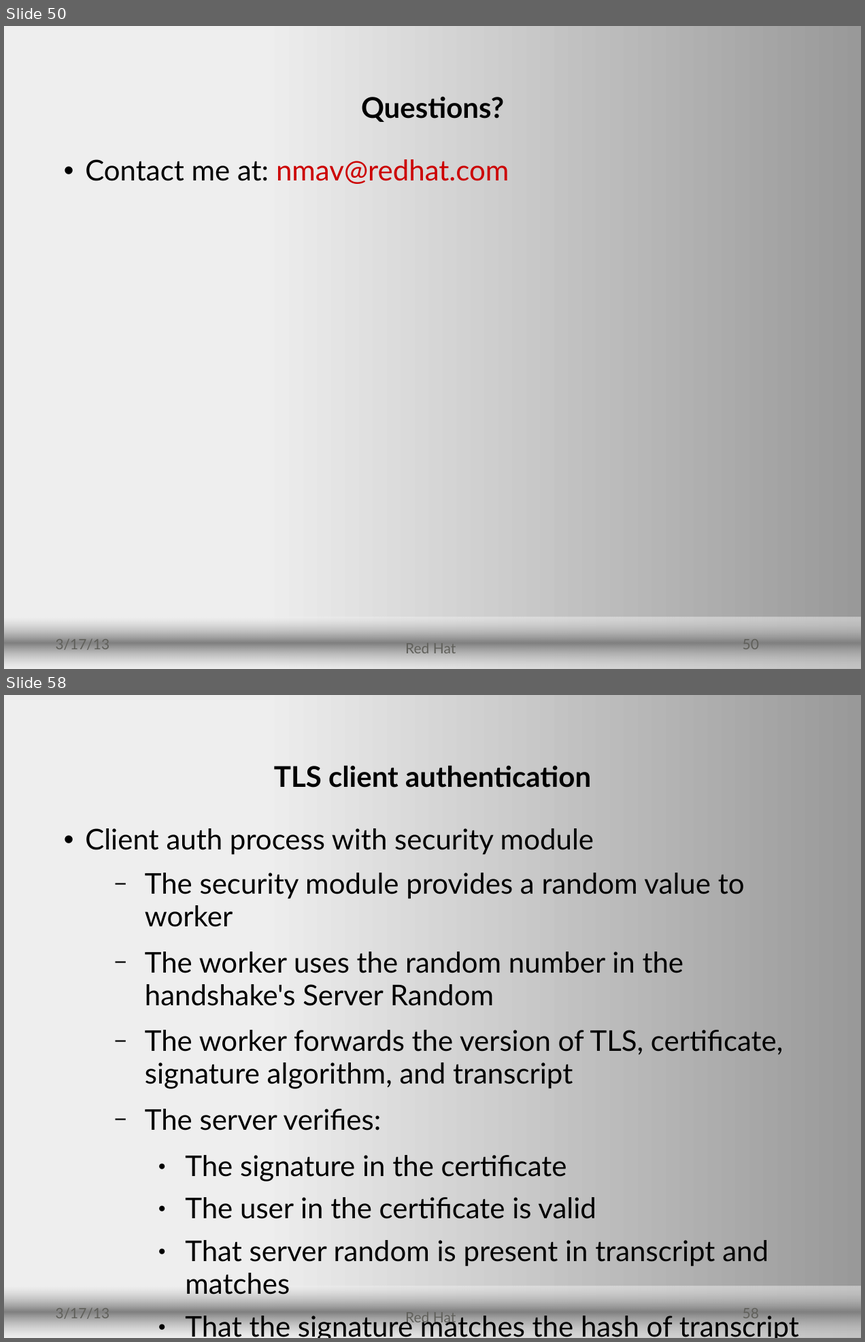
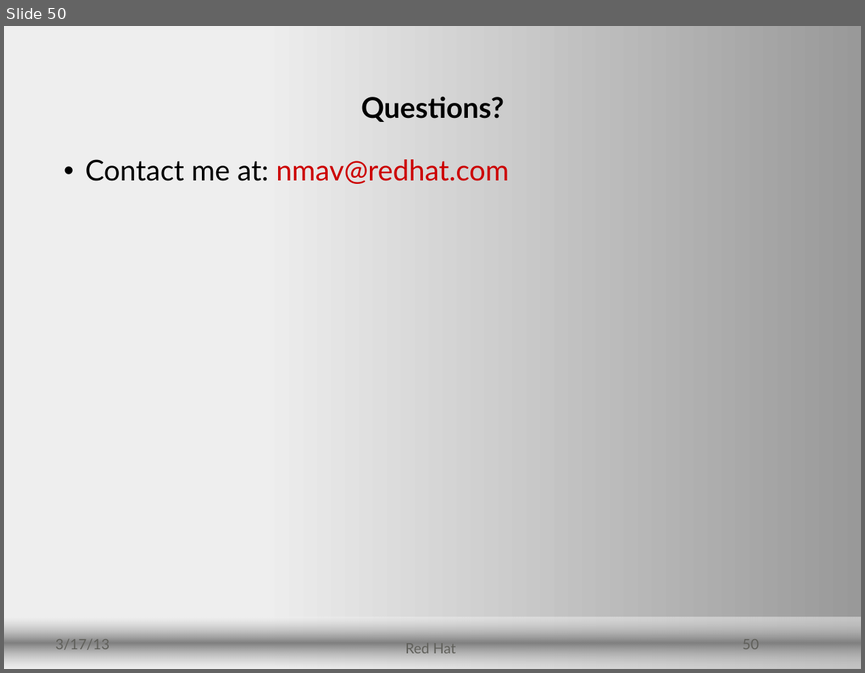
Before and after one commit to security-devroom/fosdem-2015, a slide deck: presentations/software-isolation-in-linux/software-isolation.odp. Shown one above the other, each under a label of ours: slides 50 and 58 before the commit, slide 50 after it; the slides between them are not shown. The pictures are 865x1342 and 865x673 pixels, drawn with LibreOffice and Linux fonts; fonts in the diff are those of the drawing; background and template pictures are left out. Boxes give left, top, right and bottom in pixels: in the first picture for what was removed or moved away, otherwise in the second. Text is boxed around its words. In the diff, an @@ line names an element or a change of style, - is before the commit and + after.

```diff
--- a/presentations/software-isolation-in-linux/software-isolation.odp
+++ b/presentations/software-isolation-in-linux/software-isolation.odp
@@ slide 58 removed at (4,695,861,1338), background gradient #EEEEEE to #999999; not listed: 1 template element that a slide beside it also shows @@
@@ title removed at (274,765,591,787) @@
-TLS client authentication
@@ text removed at (85,828,799,1338) @@
-• Client auth process with security module
-  − The security module provides a random value to worker
-  − The worker uses the random number in the handshake's Server Random
-  − The worker forwards the version of TLS, certificate, signature algorithm, and transcript
-  − The server verifies:
-    ● The signature in the certificate
-    ● The user in the certificate is valid
-    ● That server random is present in transcript and matches
-    ● That the signature matches the hash of transcript
@@ text removed at (56,1308,110,1319) @@
-3/17/13
@@ text removed at (405,1312,456,1325) @@
-Red Hat
@@ page number removed at (742,1308,759,1318) @@
-58
```
Also in this commit, not shown: 54 other slides removed.
